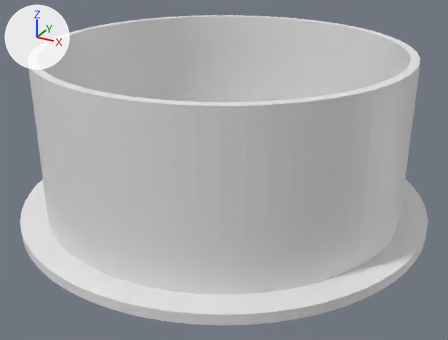
Before and after pictures for a commit that changed the Blender file lens-caps/10mm.blend.
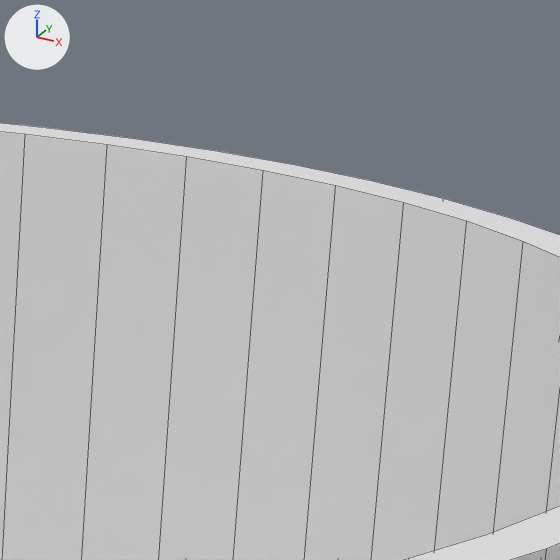
The first picture shows the older version from a camera (50 mm lens) standing at (8.81, -16.02, 6.67) and looking at (0.24, -0.44, -1.12). The close-ups show both versions on the part from 68% to 87% of the width and 0% to 26% of the height of that picture; other places that the commit changed are outside them. Every picture has the same lights, and +X, +Y and +Z are marked at upper left. The close-ups show mesh edges as thin lines.

Names of what the first close-up shows: 'POS'.
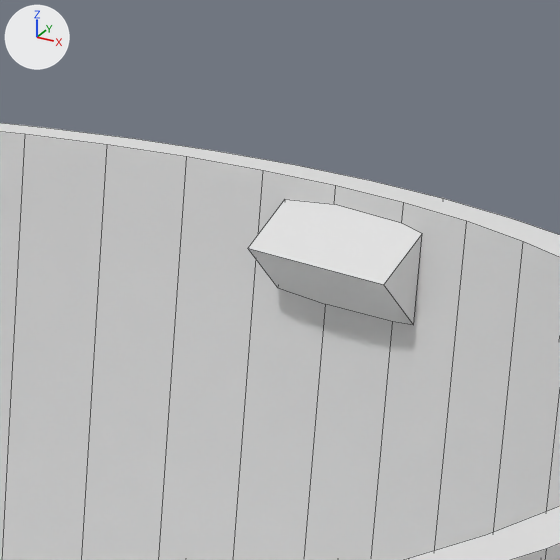
Pixel boxes (x1, y1, x2, y2) of what changed, in the close-ups (560 x 560 px):
'POS', modifiers changed: (0, 123, 560, 560) in both

The change, as a diff of the scene's bpy script:
```diff
--- a/lens-caps/10mm.blend.py
+++ b/lens-caps/10mm.blend.py
@@ me_cube @@
+me_cube.from_pydata([(-0.426, -0.522, -5.379), (-0.426, 0.522, -5.379), (0.426, -0.522, -5.379), (0.0, -0.522, -5.047), (0.426, 0.522, -5.379), (0.0, 0.522, -5.047)], [], [(5, 3, 2, 4), (0, 1, 4, 2), (3, 5, 1, 0), (5, 4, 1), (3, 0, 2)])
@@ ob_pos @@
 _m = ob_pos.modifiers.new('Boolean.001', 'BOOLEAN')
 _m.solver = 'FLOAT'
+_m = ob_pos.modifiers.new('Boolean.002', 'BOOLEAN')
+_m.object = ob_cube_001
+_m.operation = 'UNION'
+_m.solver = 'FLOAT'
@@ ob_cube_001 @@
+ob_cube_001 = bpy.data.objects.new('Cube.001', me_cube)
+ob_cube_001.location = (0.0, 0.0, 2.232)
+ob_cube_001.rotation_euler = (0.0, 1.571, 0.0)  # degrees (0, 90, 0)
+ob_cube_001.scale = (0.777, 1.0, 1.0)
+_m = ob_cube_001.modifiers.new('Array', 'ARRAY')
+_m.count = 3
+_m.constant_offset_displace = (0.0, 0.0, 0.0)
+_m.use_relative_offset = False
+_m.use_object_offset = True
+_m.offset_object = ob_empty
+ob_cube_001.hide_viewport = True
@@ ob_empty @@
+ob_empty = bpy.data.objects.new('Empty', None)
+ob_empty.location = (0.0, 0.0, 2.232)
+ob_empty.rotation_euler = (2.094, 1.571, 0.0)  # degrees (120, 90, 0)
+ob_empty.scale = (0.777, 1.0, 1.0)
+ob_empty.hide_viewport = True
```
